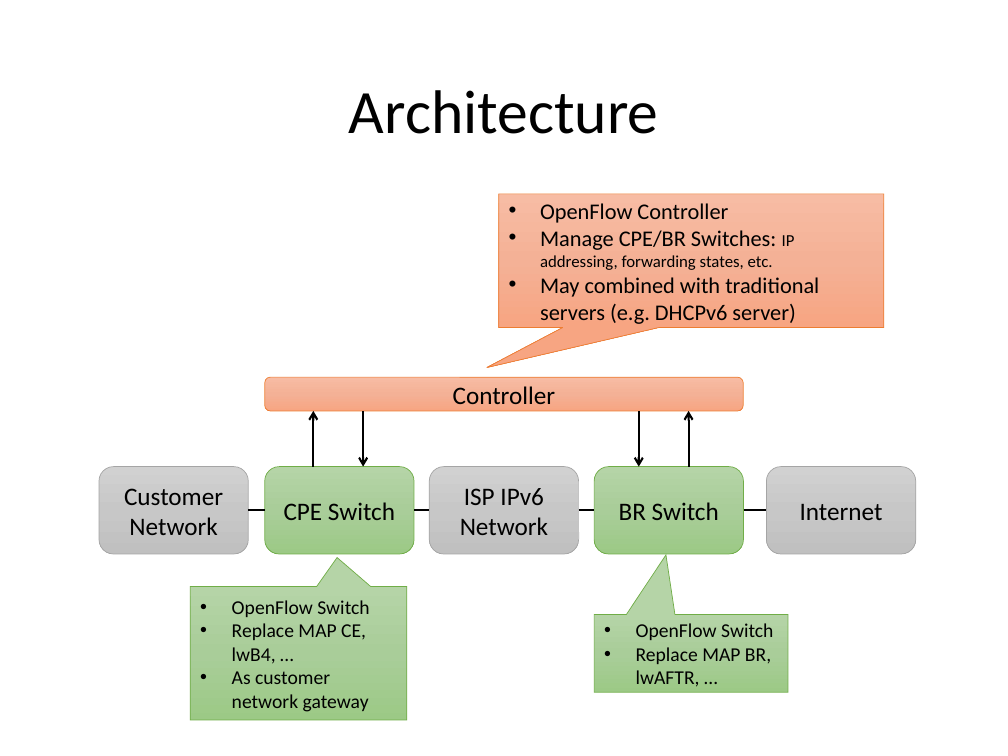
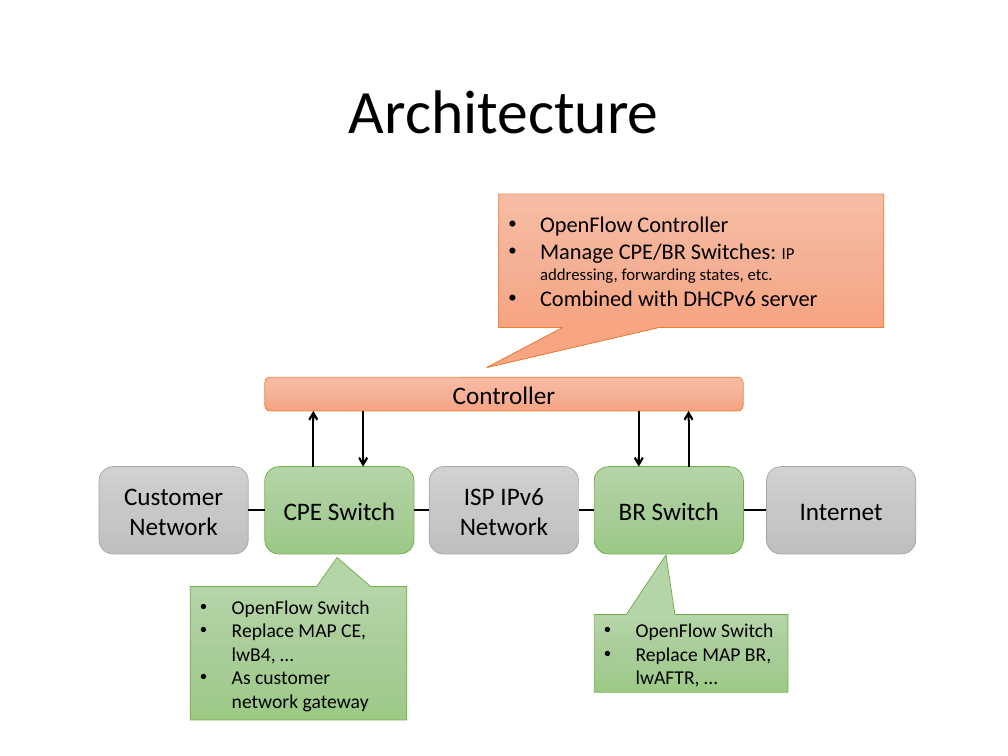
Before and after one commit to gnocuil/draft-sdn, a slide deck: slide 4 of Unified IPv6 Transition Framework With Flow-based Forwarding.pptx. Drawn at 1008x756 pixels with LibreOffice and Linux fonts; fonts in the diff are those of the drawing. Boxes give left, top, right and bottom in pixels: in the first picture for what was removed or moved away, otherwise in the second. Text is boxed around its words. In the diff, an @@ line names an element or a change of style, - is before the commit and + after.

```diff
--- a/Unified IPv6 Transition Framework With Flow-based Forwarding.pptx
+++ b/Unified IPv6 Transition Framework With Flow-based Forwarding.pptx
@@ text in speech box at (x1=540, y1=290, x2=818, y2=306): text changed @@
-  • May combined with traditional servers (e.g. DHCPv6 server)
+  • Combined with DHCPv6 server
```
Also in this commit, not shown: 1 other slide changed, 1 slide added.
